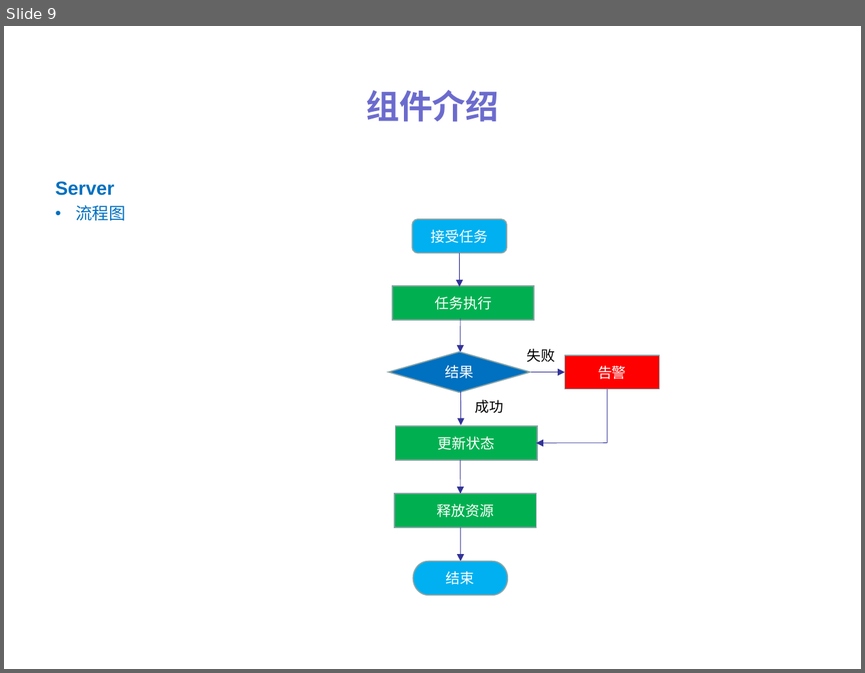
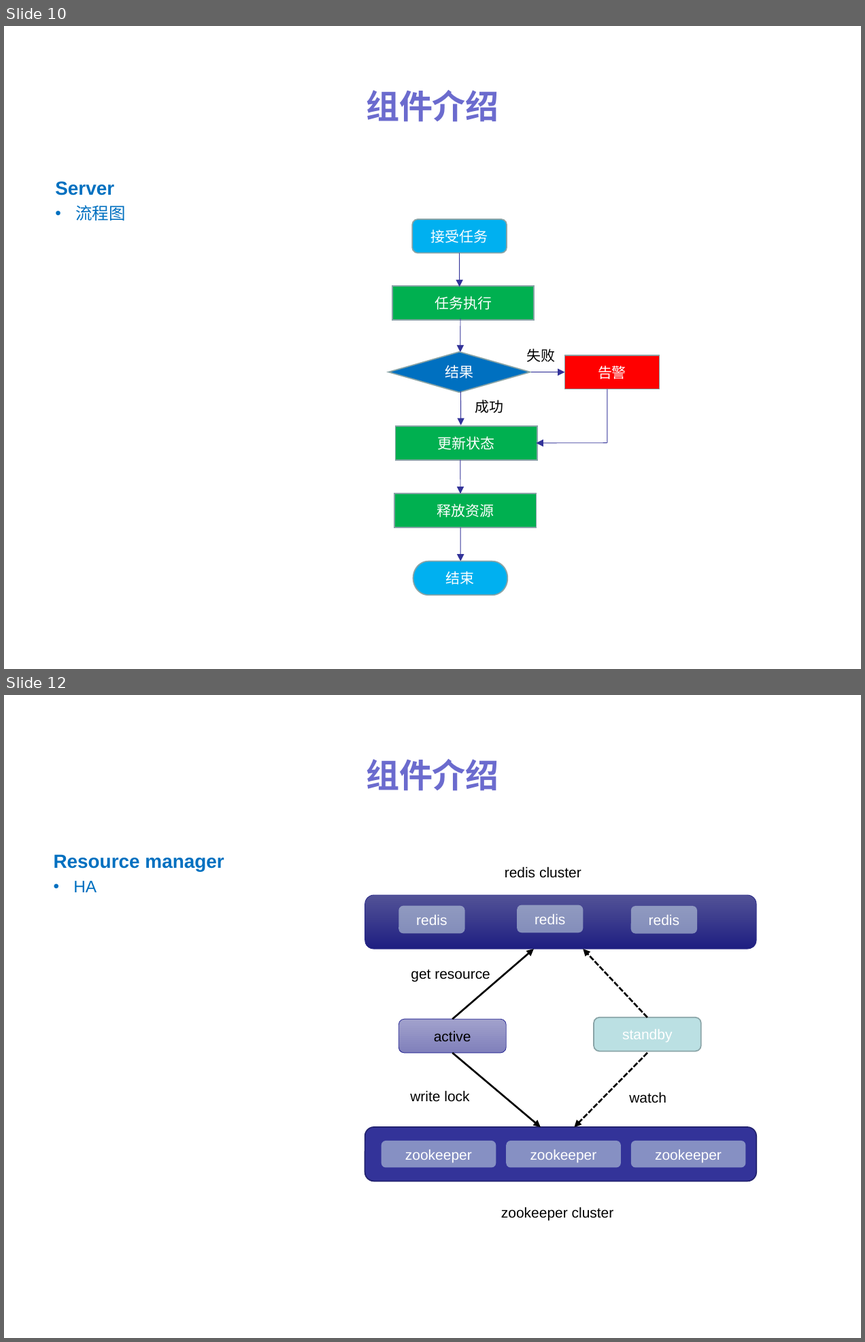
Before and after one commit to ylpu/distribute-scheduler, a slide deck: files/dis-scheduler.ppt. Shown one above the other, each under a label of ours: slide 9 before the commit, slides 10 and 12 after it; the slides between them are not shown. The pictures are 865x673 and 865x1342 pixels, drawn with LibreOffice and Linux fonts; fonts in the diff are those of the drawing. Boxes give left, top, right and bottom in pixels: in the first picture for what was removed or moved away, otherwise in the second. Text is boxed around its words. In the diff, an @@ line names an element or a change of style, - is before the commit and + after.

Commit message:
resourcemanager ha

```diff
--- a/files/dis-scheduler.ppt
+++ b/files/dis-scheduler.ppt
@@ slide 12 added at (x1=4, y1=695, x2=861, y2=1338), background #FFFFFF @@
@@ title added at (x1=366, y1=759, x2=499, y2=791), 28 pt, text #6B6BCE, bold @@
+组件介绍
@@ text added at (x1=54, y1=854, x2=224, y2=892), 16 pt, text #0070C0, bold @@
+Resource manager
+• HA
@@ text added at (x1=504, y1=866, x2=581, y2=878), 12 pt, text #000000 @@
+redis cluster
@@ rounded rectangle added at (x1=364, y1=895, x2=756, y2=949), fill gradient #525297 to #1F1F81, outline #2D2D89 0.51 pt @@
@@ rounded rectangle added at (x1=399, y1=906, x2=465, y2=933), fill #D9EDEE at 50% opacity, 12 pt, text #FFFFFF @@
+redis
@@ rounded rectangle added at (x1=517, y1=905, x2=583, y2=932), fill #D9EDEE at 50% opacity, 12 pt, text #FFFFFF @@
+redis
@@ rounded rectangle added at (x1=631, y1=906, x2=697, y2=933), fill #D9EDEE at 50% opacity, 12 pt, text #FFFFFF @@
+redis
@@ arrow added from (452, 1019) to (534, 949), #000000 1.5 pt @@
@@ arrow added from (647, 1017) to (583, 949), #000000 1.5 pt dashed @@
@@ text added at (x1=411, y1=969, x2=490, y2=981), 12 pt, text #000000 @@
+get resource
@@ rounded rectangle added at (x1=399, y1=1019, x2=506, y2=1052), fill gradient #A1A1CC to #8080BB, outline #333399 0.51 pt, 12 pt, text #000000 @@
+active
@@ rounded rectangle added at (x1=594, y1=1017, x2=700, y2=1051), fill #BBE0E3, outline #89A4A7 0.99 pt, 12 pt, text #FFFFFF @@
+standby
@@ arrow added from (452, 1052) to (541, 1127), #000000 1.5 pt @@
@@ arrow added from (647, 1052) to (574, 1127), #000000 1.5 pt dashed @@
@@ text added at (x1=410, y1=1090, x2=469, y2=1102), 12 pt, text #000000 @@
+write lock
@@ text added at (x1=629, y1=1091, x2=666, y2=1103), 12 pt, text #000000 @@
+watch
@@ rounded rectangle added at (x1=364, y1=1127, x2=756, y2=1181), fill #333399, outline #23236F 0.99 pt @@
@@ rounded rectangle added at (x1=381, y1=1140, x2=496, y2=1167), fill #D9EDEE at 50% opacity, 12 pt, text #FFFFFF @@
+zookeeper
@@ rounded rectangle added at (x1=506, y1=1140, x2=621, y2=1167), fill #D9EDEE at 50% opacity, 12 pt, text #FFFFFF @@
+zookeeper
@@ rounded rectangle added at (x1=631, y1=1140, x2=746, y2=1167), fill #D9EDEE at 50% opacity, 12 pt, text #FFFFFF @@
+zookeeper
@@ text added at (x1=501, y1=1206, x2=614, y2=1220), 12 pt, text #000000 @@
+zookeeper cluster
@@ what was slide 9 is now slide 10 @@
```
Also in this commit, not shown: 10 slides changed, 3 other slides added, 14 other files.
